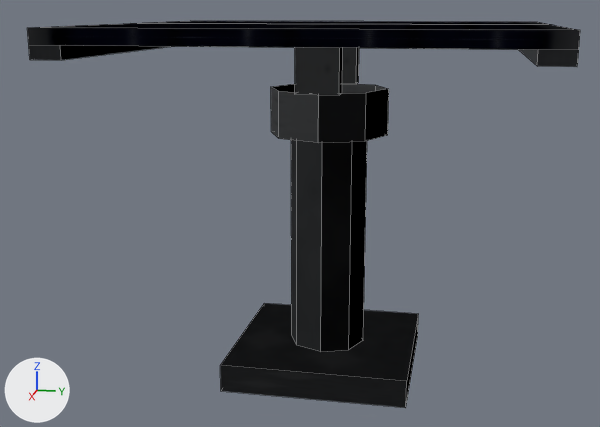
The OBJ model src/main/resources/assets/electricity/models/pv_dual/pv_dual.obj: old version first, new version second.
Both versions are drawn from a camera (50 mm lens) standing at (1.802, 0.296, 0.806) and looking at (0.019, -0.061, 0.361). The axes (+X, +Y, +Z) are drawn at lower left. The lights are the same throughout. The older version comes first. Mesh edges are drawn as thin lines. Where no turn or scale is listed for an object, it has been applied to the vertices.

Objects in the first picture: 'pedestal', 'rotate_azimuth', 'rotate_elevation', 'rotate_elevation_modules'.
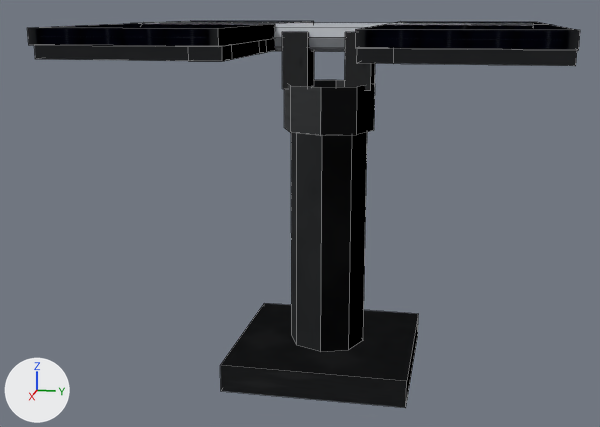
Boxes [x1, y1, x2, y2] around the edits, measured in the pictures (600 x 427 px; the box of a moved part takes in the faces that stretch with it):
'rotate_azimuth', reshaped
    before: [271, 48, 389, 143]
    after: [282, 32, 375, 136]
'rotate_elevation', reshaped
    before: [29, 45, 579, 67]
    after: [34, 22, 577, 66]
part 1 of me_rotate_azimuth, moved or reshaped
    before: [271, 84, 389, 143]
    after: [284, 80, 375, 136]
part 2 of me_rotate_azimuth, moved or reshaped
    before: [342, 48, 359, 84]
    after: [345, 32, 375, 90]
part 3 of me_rotate_azimuth, moved or reshaped
    before: [295, 48, 343, 95]
    after: [282, 32, 314, 89]
part 4 of me_rotate_elevation, added
    after: [259, 40, 267, 53]
part 5 of me_rotate_elevation, rebuilt
    before: [519, 50, 579, 67]
    after: [357, 48, 577, 66]
part 6 of me_rotate_elevation, rebuilt
    before: [29, 45, 165, 60]
    after: [34, 39, 276, 61]
part 7 of me_rotate_elevation, added
    after: [143, 22, 533, 52]
part 8 of me_rotate_elevation_modules, cut back
    both: [28, 21, 579, 50]

What the commit changed:
me_rotate_azimuth is used by ob_rotate_azimuth; location (0.0, 0.0, 0.0).
me_rotate_azimuth had 32 vertices, 20 faces and spanned x -0.15..0.15, y -0.13..0.13, z 0.54..0.75.
me_rotate_azimuth now has 32 vertices, 20 faces and spans x -0.1..0.1, y -0.1..0.1, z 0.55..0.76.
me_rotate_azimuth part 1: the loose piece of 16 vertices spanning x -0.13..0.13, y -0.13..0.13, z 0.54..0.64 is scaled about its middle by (0.769, 0.769, 1), then moved by (0.0, 0.0, 0.01).
me_rotate_azimuth part 2: the loose piece of 8 vertices spanning x -0.15..-0.11, y -0.045..0.045, z 0.64..0.75 is scaled about its middle by (2, 0.611, 1.09), then moved by (0.13, 0.067, 0.005).
me_rotate_azimuth part 3: the loose piece of 8 vertices spanning x 0.11..0.15, y -0.045..0.045, z 0.64..0.75 is scaled about its middle by (2, 0.611, 1.09), then moved by (-0.13, -0.067, 0.005).
me_rotate_elevation is used by ob_rotate_elevation; location (0.0, 0.0, 0.0).
me_rotate_elevation had 16 vertices, 12 faces and spanned x -0.44..0.44, y -0.46..0.46, z 0.72..0.745.
me_rotate_elevation now has 88 vertices, 68 faces and spans x -0.42..0.42, y -0.46..0.46, z 0.717..0.778.
me_rotate_elevation part 4: a new loose piece, a box spanning x 0.1..0.16, y -0.46..-0.115, z 0.72..0.745, in mat_frame (picture img_pv_frame_png).
me_rotate_elevation part 5: the loose piece of 8 vertices spanning x -0.44..0.44, y 0.4..0.46, z 0.72..0.745 is rebuilt with 20 vertices and now spans x -0.42..0.42, y 0.115..0.46, z 0.72..0.745.
me_rotate_elevation part 6: the loose piece of 8 vertices spanning x -0.44..0.44, y -0.46..-0.4, z 0.72..0.745 is rebuilt with 20 vertices and now spans x -0.42..0.42, y -0.46..-0.115, z 0.72..0.745.
me_rotate_elevation part 7: a new loose piece of 16 vertices spanning x -0.03..0.03, y -0.42..0.42, z 0.717..0.778, in mat_frame (picture img_pv_frame_png).
Other edits to the shape of me_rotate_elevation do not show in these pictures.
me_rotate_elevation_modules is used by ob_rotate_elevation_modules; location (0.0, 0.0, 0.0).
me_rotate_elevation_modules had 16 vertices, 12 faces and spanned x -0.44..0.44, y -0.46..0.46, z 0.745..0.775.
me_rotate_elevation_modules now has 32 vertices, 24 faces and spans x -0.44..0.44, y -0.46..0.46, z 0.745..0.775.
Part 8, on me_rotate_elevation_modules:
8 faces are deleted.
8 new vertices lie (0.0, -0.345, 0.0) away from vertices in x -0.44..0.44, y 0.46, z 0.745..0.775.
8 new vertices lie (0.0, 0.345, 0.0) away from vertices in x -0.44..0.44, y -0.46, z 0.745..0.775.
20 new faces join them.
